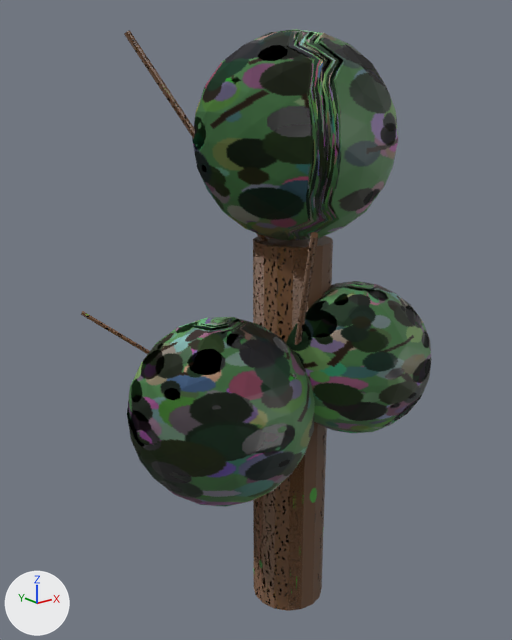
An edit to the glTF model assets/models/trees/tree_1.glb, drawn before and after from the same camera.
Camera for both pictures: a camera (50 mm lens) standing at (-2.05, -2.31, 2.41) and looking at (-0.16, 0.06, 1.46). Arrows for +X, +Y and +Z are at lower left; the lights stay in place. Where no turn or scale is listed for an object, it has been applied to the vertices.

The first picture shows 'tree_1_branch0', 'tree_1_branch2', 'tree_1_crown0', 'tree_1_crown1', 'tree_1_crown2', 'tree_1_trunk'.
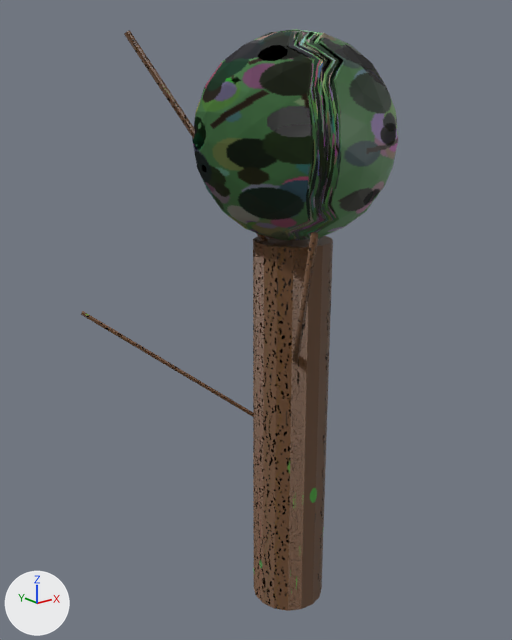
The change, as a diff of the scene's bpy script:
```diff
--- a/assets/models/trees/tree_1.glb.py
+++ b/assets/models/trees/tree_1.glb.py
@@ ob_tree_1_crown1 @@
-ob_tree_1_crown1 = bpy.data.objects.new('tree_1_crown1', me_tree_1_crown1)
-ob_tree_1_crown1.location = (0.0, 0.0, 0.0)
@@ ob_tree_1_crown2 @@
-ob_tree_1_crown2 = bpy.data.objects.new('tree_1_crown2', me_tree_1_crown2)
-ob_tree_1_crown2.location = (0.0, 0.0, 0.0)
```

Boxes (x1, y1, x2, y2) around the edits, measured in the pictures (512 x 640 px):
'tree_1_crown1', deleted: before (127, 317, 315, 507)
'tree_1_crown2', deleted: before (286, 281, 431, 433)
